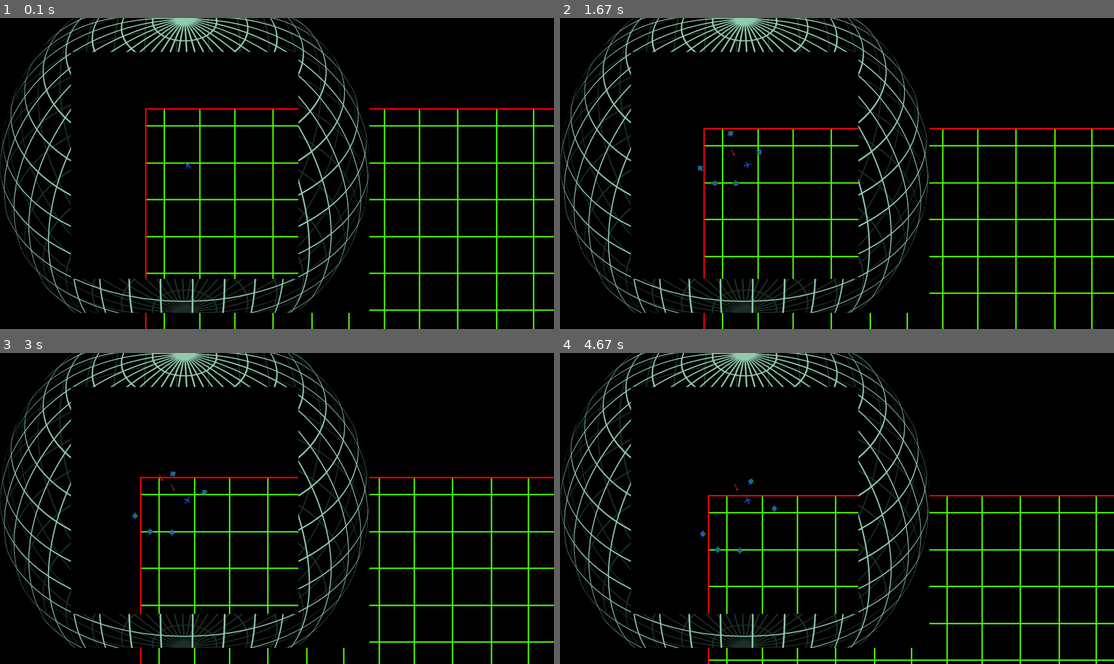
Above: before the commit, frames 1-4 (two rows, left to right).
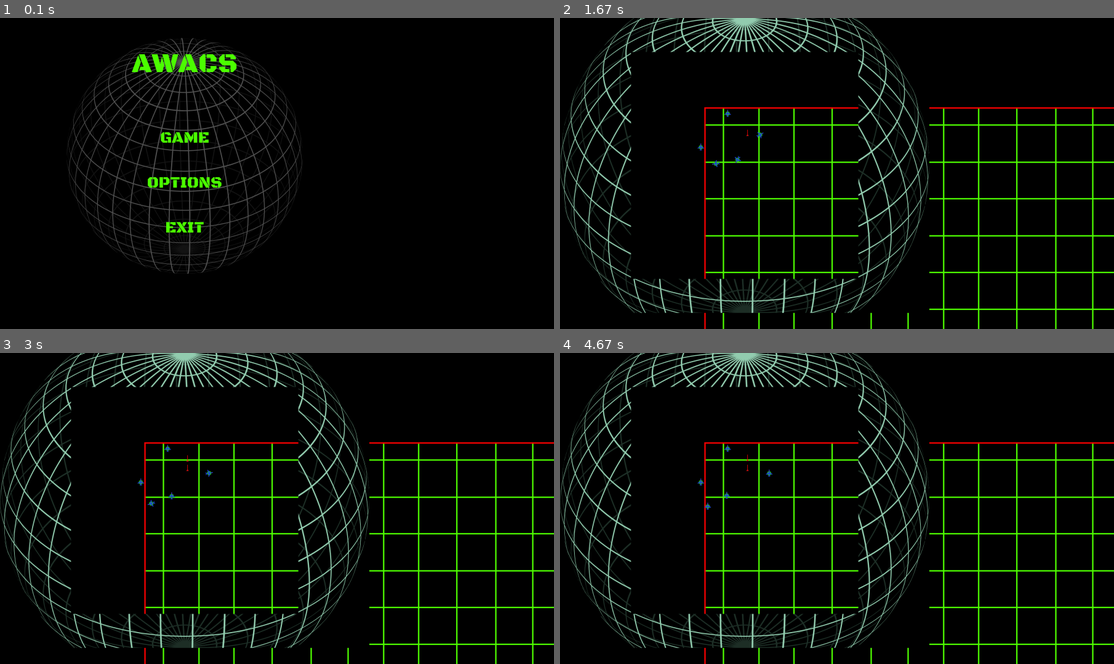
Above: after the commit, the same moments.

Repository: Mi-LeV/AWACS
Game: pygame game, started from main.py
The game is run twice, just before and just after one commit, with the same random seed, the same clock (stepped at 60 frames per second) and the same inputs.
Inputs (mouse positions are in pixels of both pictures, inside the frame that each line leads up to):
- Up to frame 1 (0.1 s): no input
- Up to frame 2 (1.67 s): click (742, 136) at 0.38 s; press the mouse at (692, 58) at 0.7 s; move the mouse to (770, 64) at 0.8 s; release the mouse at (848, 67) at 0.93 s; tap B at 1 s; press the mouse at (692, 58) at 1.37 s; move the mouse to (837, 139) at 1.47 s; release the mouse at (981, 223) at 1.6 s
- Up to frame 3 (3 s): press the mouse at (132, 393) at 1.7 s; move the mouse to (277, 436) at 1.8 s; release the mouse at (421, 480) at 1.93 s; press the mouse at (132, 393) at 2.03 s; move the mouse to (304, 436) at 2.13 s; release the mouse at (476, 483) at 2.27 s; press the mouse at (132, 393) at 2.37 s; move the mouse to (304, 480) at 2.47 s; release the mouse at (470, 570) at 2.6 s; press the mouse at (132, 393) at 2.7 s; move the mouse to (216, 443) at 2.8 s; release the mouse at (299, 496) at 2.93 s
- Up to frame 4 (4.67 s): press the mouse at (692, 393) at 3.03 s; move the mouse to (704, 424) at 3.13 s; release the mouse at (715, 452) at 3.27 s; press the mouse at (692, 393) at 3.37 s; move the mouse to (837, 468) at 3.47 s; release the mouse at (986, 542) at 3.6 s; press the mouse at (692, 393) at 3.7 s; move the mouse to (720, 399) at 3.8 s; release the mouse at (748, 405) at 3.93 s; press the mouse at (692, 393) at 4.03 s; move the mouse to (859, 449) at 4.13 s; release the mouse at (1030, 505) at 4.27 s; press the mouse at (692, 393) at 4.37 s; move the mouse to (709, 415) at 4.47 s; release the mouse at (731, 433) at 4.6 s

The runs differ from the first frame. In frame 1, 17% of the frame differs, in the area x 0-100%, y 0-100%; in frame 2, 7.4%; in frame 3, 8.5%; in frame 4, 8.2%.

Commit message:
ajout partiel menu

Diff:
--- a/classes.py
+++ b/classes.py
@@ -452,3 +452,23 @@
     def delete(self):
         var.refreshIconlist.remove(self)
         del self
+
+class Button():
+    def __init__(self,image,coords,code):
+        self.image = pygame.image.load(image).convert_alpha()
+        #self.rect = self.image.get_rect(topleft=coords)
+        self.rect = self.image.get_rect(center=coords)
+        self.codeAExec = compile(code, 'main', 'exec')
+        self.aff = False
+        var.refreshList.append(self)
+        var.buttonList.append(self)
+
+    def tick(self):
+        if self.rect.collidepoint(pygame.mouse.get_pos()):
+            self.aff = True
+        else:
+            self.aff = False
+
+    def checkclic(self,coords):
+        if self.rect.collidepoint(coords):
+            exec(self.codeAExec)
--- a/main.py
+++ b/main.py
@@ -7,30 +7,18 @@
 import variables as var  # importion des variables globales
 
 ##creation de la fenetre
-
 pygame.init()
 pygame.font.init()
 infoObject = pygame.display.Info()
 fenetre = pygame.display.set_mode((infoObject.current_w, infoObject.current_h),pygame.FULLSCREEN)
 
-if var.SCREEN_TYPE == 43:
-    var.SCREEN_LENGHT = 1280
-    var.SCREEN_HEIGHT = 1024
-    overlay = classes.Fond(var.img_overlay43)
-
-if var.SCREEN_TYPE == 169:
-    var.SCREEN_LENGHT = 1920
-    var.SCREEN_HEIGHT = 1080
-    overlay = classes.Fond(var.img_overlay169)
 
 
-fond = classes.Fond(var.img_fond)
-fondNoir = classes.Fond(var.img_fondNoir)
 
 
 pygame.display.set_caption("AWACS")
 pygame.display.set_icon(pygame.image.load(var.img_icon))#icone de la fenetre
-affFenetre = True
+
 
 #musique de fond
 if var.MUSIC:
@@ -41,17 +29,59 @@
     pygame.mixer.music.load(var.music_smash)
     pygame.mixer.music.play()
 
+
+
+clock = pygame.time.Clock()
+clock.tick(60)
+
+if var.SCREEN_TYPE == 43:
+    var.SCREEN_LENGHT = 1280
+    var.SCREEN_HEIGHT = 1024
+    overlay = classes.Fond(var.img_overlay43)
+    menu = classes.Fond(var.img_menu43)
+
+if var.SCREEN_TYPE == 169:
+    var.SCREEN_LENGHT = 1920
+    var.SCREEN_HEIGHT = 1080
+    overlay = classes.Fond(var.img_overlay169)
+    menu = classes.Fond(var.img_menu169)
+
+var.menuLoop = True
+var.gameLoop = True
+
+button1 = classes.Button(var.img_highlbutt,(var.SCREEN_LENGHT/2,var.SCREEN_HEIGHT/2-100),'var.menuLoop=False\nvar.gameLoop=True\n')
+while var.menuLoop:
+    for event in pygame.event.get():    #On parcours la liste de tous les événements reçus
+        if event.type == QUIT or (event.type == KEYDOWN and event.key == K_s):#si on appuie sur la croix de la fenetre
+            menuLoop = False      #On arrête la boucle
+        if event.type ==MOUSEBUTTONUP and event.button == 1:
+            for bouton in var.buttonList:
+                bouton.checkclic(pygame.mouse.get_pos())
+
+    for objet in var.refreshList:
+        objet.tick()
+    fenetre.blit(menu.image,menu.rect)
+    for bouton in var.buttonList:
+        if bouton.aff:
+            fenetre.blit(bouton.image,bouton.rect)
+    print("menuloop")
+    pygame.display.flip()
+
 ##debut des evenements
 Player = classes.PlayerPlane(150,200,True)
+var.refreshList = []
+var.buttonList = []
+fond = classes.Fond(var.img_fond)
+fondNoir = classes.Fond(var.img_fondNoir)
 
-while affFenetre:
-    clock = pygame.time.Clock()
-    clock.tick(60)
+
+
+while var.gameLoop:
     for event in pygame.event.get():    #On parcours la liste de tous les événements reçus
         if event.type == QUIT or (event.type == KEYDOWN and event.key == K_s):#si on appuie sur la croix de la fenetre
-            affFenetre = False      #On arrête la boucle
+            var.gameLoop = False      #On arrête la boucle
 
-        if event.type == MOUSEBUTTONDOWN and event.button == 1:##clic droit
+        if event.type == MOUSEBUTTONDOWN and event.button == 1:##clic gauche
             try:
                 var.playerList[0].shoot()#le 1er player de playerlist tire si la liste est pas vide
             except IndexError:pass
@@ -76,6 +106,7 @@
         #on remet les co de l'objet à son centre(évite bug de rotate)
 
     var.hitList = []
+
 
     for objet in var.refreshList:
         for objet2 in var.refreshList:#boucle de test hitbox
@@ -102,7 +133,7 @@
         var.playerList[0].camera.update(var.playerList[0])#on update la position de la caméra
     except IndexError:pass
 
-#calcul des icones à afficher
+    #calcul des icones à afficher
     try:
         for objet in var.refreshList: #test si un ennemi est hors de vue du joueur
             if type(objet) != classes.Missile and objet.friendly != var.playerList[0].friendly:
@@ -155,5 +186,4 @@
 
     #Rafraichissement
     pygame.display.flip()
-
 pygame.quit()
--- a/variables.py
+++ b/variables.py
@@ -13,11 +13,15 @@
 playerList = []
 refreshNotifList = []
 refreshIconlist = []
+buttonList = []
 
 img_fond = 'images/img_fond.png'
-img_fondNoir = 'images/img_fondNoir.png'
+img_fondNoir = 'images/img_fondNoir.jpg'
 img_overlay43 = 'images/img_overlay43.png'
 img_overlay169 = 'images/img_overlay169.png'
+img_menu169 = 'images/img_titre169.png'
+img_menu43 = 'images/img_titre43.png'
+img_highlbutt = 'images/img_highlightbutt.png'
 
 img_iconEnnemy = 'images/img_iconEnnemy.png'
 img_iconFriend = 'images/img_iconFriend.png'
Binary file added: images/img_fondNoir.jpg
Binary file removed: images/img_fondNoir.png
Binary file added: images/img_highlightbutt.png
Binary file added: images/img_titre169.png
Binary file added: images/img_titre43.png
Not shown, added: music/Danger_Zone_Instrumental_Version.mp3
